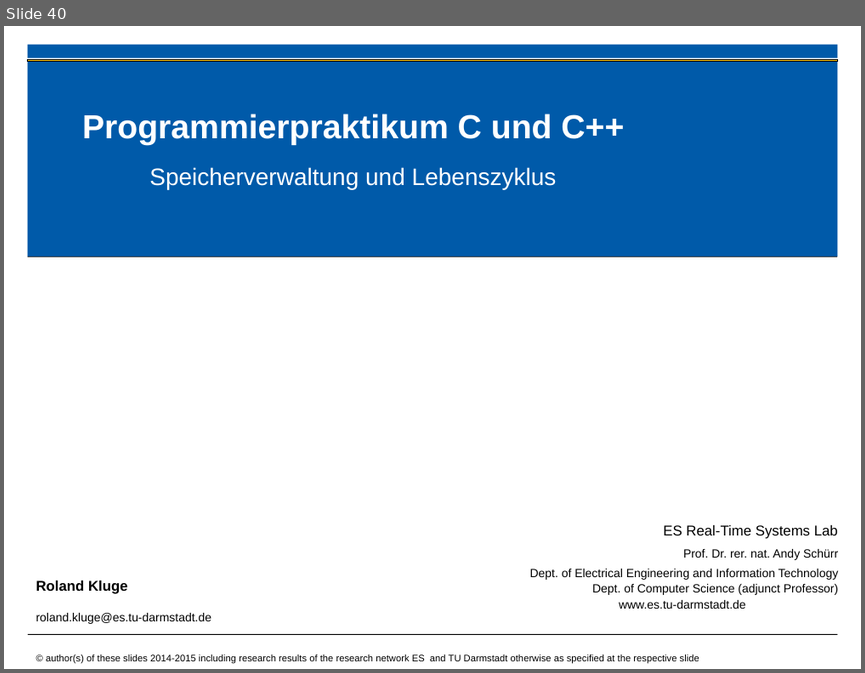
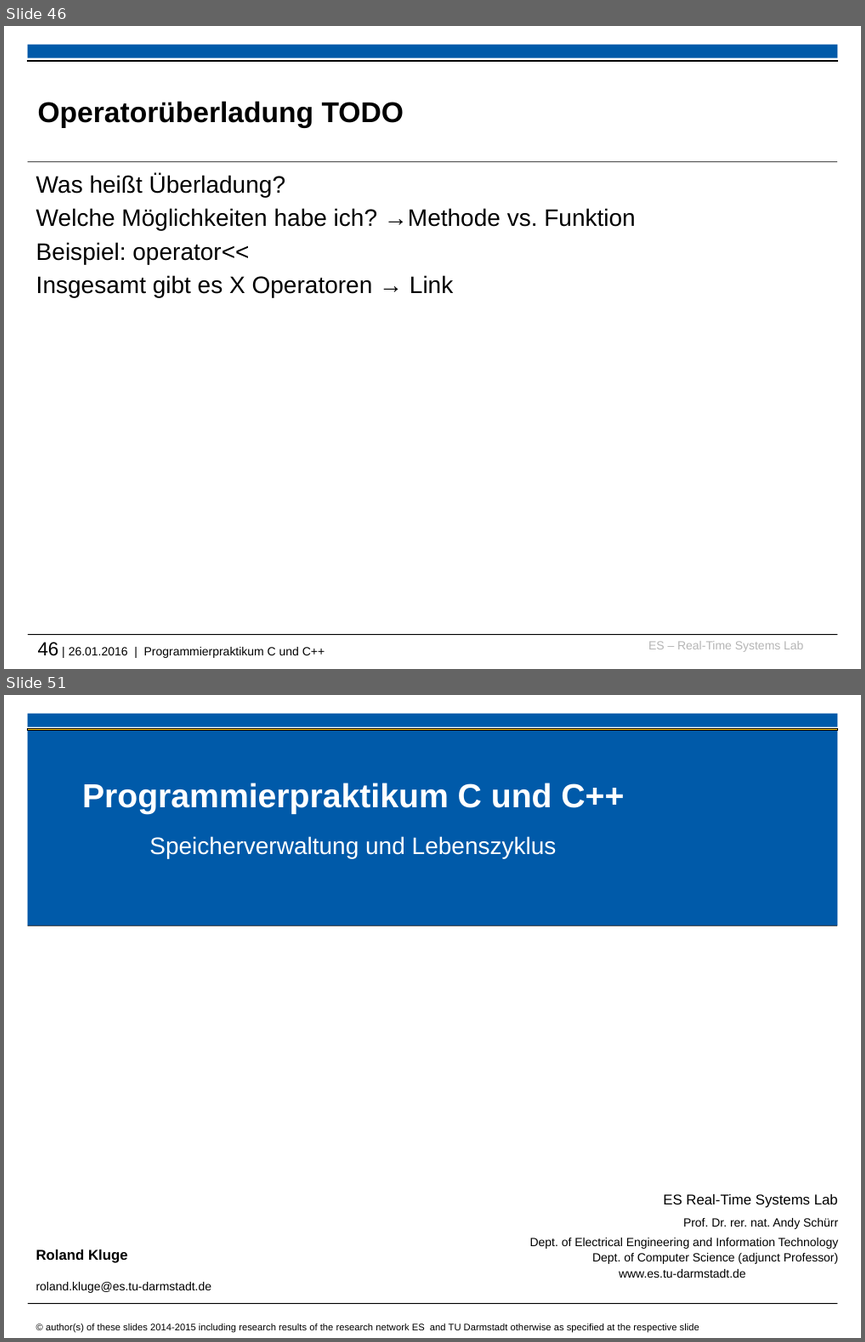
Before and after one commit to h82k/tud-cppp, a slide deck: cppp_lecture.pptx. Shown one above the other, each under a label of ours: slide 40 before the commit, slides 46 and 51 after it; the slides between them are not shown. The pictures are 865x673 and 865x1342 pixels, drawn with LibreOffice and Linux fonts; fonts in the diff are those of the drawing; background and template pictures are left out. Boxes give left, top, right and bottom in pixels: in the first picture for what was removed or moved away, otherwise in the second. Text is boxed around its words. In the diff, an @@ line names an element or a change of style, - is before the commit and + after.

```diff
--- a/cppp_lecture.pptx
+++ b/cppp_lecture.pptx
@@ slide 46 added at [4, 26, 861, 669], background #FFFFFF; not listed: 2 template elements that a slide beside it also shows @@
@@ rectangle added at [27, 60, 837, 62], fill #000000, outline #000000 0.75 pt @@
@@ title added at [38, 101, 404, 128], 24 pt, text #000000, bold @@
+Operatorüberladung TODO
@@ line added from (27, 162) to (837, 162), #000000 0.6 pt @@
@@ text added at [36, 174, 635, 297], 20 pt, text #000000 @@
+Was heißt Überladung?
+Welche Möglichkeiten habe ich? →Methode vs. Funktion
+Beispiel: operator<<
+Insgesamt gibt es X Operatoren → Link
@@ text added at [38, 641, 324, 658], 10 pt, text #000000 @@
+46 | 26.01.2016 | Programmierpraktikum C und C++
@@ text added at [648, 641, 803, 652], 10 pt, text #B5B5B5 @@
+ES – Real-Time Systems Lab
@@ what was slide 40 is now slide 51 @@
```
Also in this commit, not shown: 6 slides changed, 16 other slides added, 1 other file.
